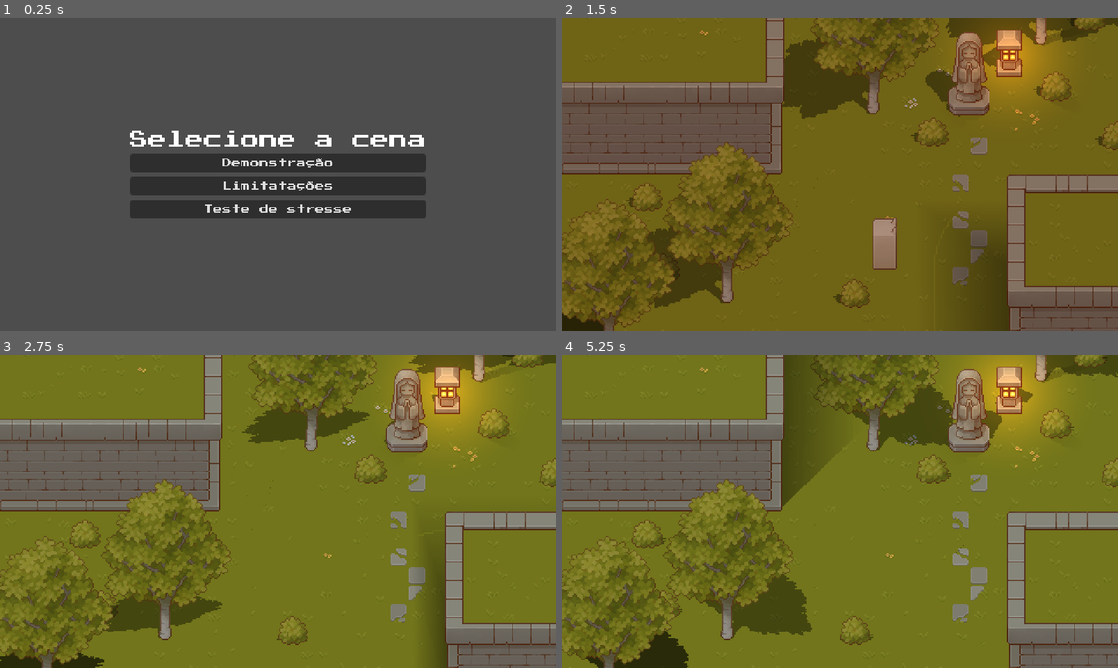
Above: before the commit, frames 1-4 (two rows, left to right).
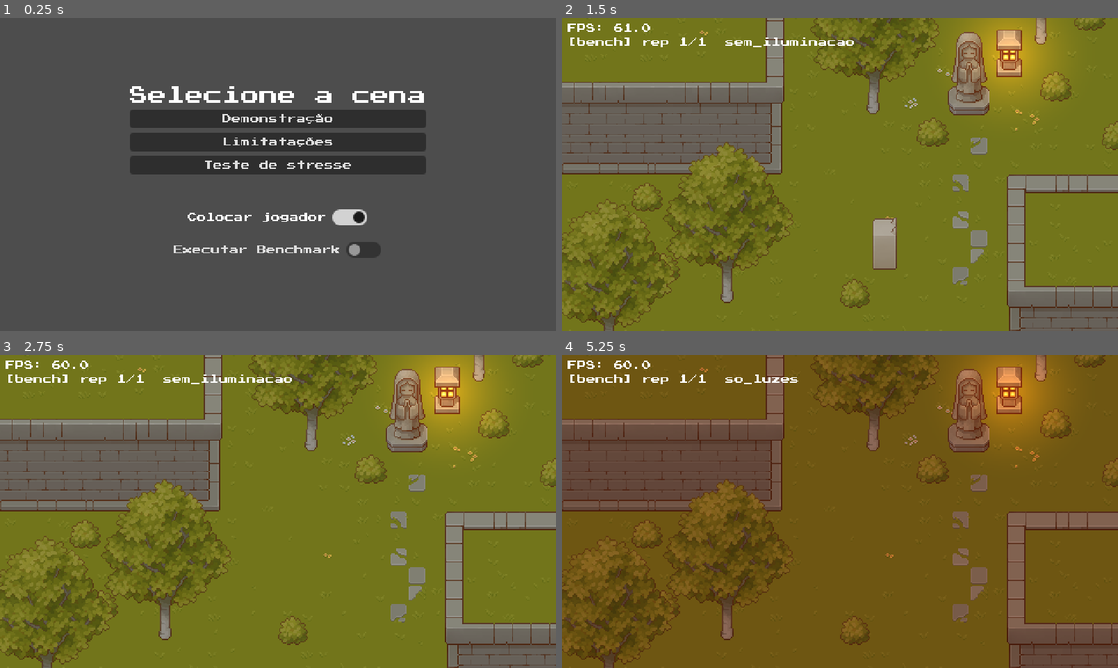
Above: after the commit, the same moments.

Repository: henriqueBD/tcc
Game: Godot game, scene res://asset/main.tscn
Same seed, same stepped clock (60 frames per second), same inputs: the game is played once before the commit and once after it.
Inputs:
- Up to frame 1 (0.25 s): no input
- Up to frame 2 (1.5 s): click "Demonstração" at 0.5 s; tap Enter (ui_accept) at 1.25 s; hold Right (ui_right) from 1.28 s (still down); tap [ (retroceder_hora) at 1.35 s
- Up to frame 3 (2.75 s): tap Enter (ui_accept) at 1.52, 2.27 s; release Right (ui_right) at 2.03 s; hold Down (ui_down) from 2.03 s (still down); tap [ (retroceder_hora) at 2.1 s
- Up to frame 4 (5.25 s): release Down (ui_down) at 2.78 s; hold Right (ui_right) 2.78-3.53 s; tap [ (retroceder_hora) every 0.75 s from 2.85 to 5.1 s; hold ] (avancar_hora) 3.53-4.28 s; tap Enter (ui_accept) at 3.77, 4.52 s; hold Left (ui_left) from 4.28 s (still down)

The runs differ from the first frame. In frame 1, 15% of the frame differs, in the area x 23-77%, y 21-77%; in frame 2, 13%; in frame 3, 5.6%; in frame 4, 89%, in the area x 0-100%, y 0-100%.

Commit message:
..

Diff:
--- a/level/demo.tscn
+++ b/level/demo.tscn
@@ -19,7 +19,6 @@
 warmup_seconds = 1.0
 sample_seconds = 3.0
 repetitions = 1
-include_native = false
 
 [node name="Ground" type="TileMapLayer" parent="." unique_id=1646964682]
 z_index = -2
--- /dev/null
+++ b/menu/benchmark_ui.tscn
@@ -0,0 +1,25 @@
+[gd_scene format=3 uid="uid://bc14jfg3yuu8t"]
+
+[ext_resource type="Theme" uid="uid://crm2yignw8chy" path="res://menu/menu_theme.tres" id="1_l0u23"]
+
+[node name="BenchmarkUi" type="CanvasLayer" unique_id=1121060727]
+
+[node name="Control" type="VBoxContainer" parent="." unique_id=1391094372]
+offset_left = 5.0
+offset_top = 5.0
+offset_right = 45.0
+offset_bottom = 45.0
+
+[node name="FPS" type="Label" parent="Control" unique_id=1498418044]
+unique_name_in_owner = true
+layout_mode = 2
+theme = ExtResource("1_l0u23")
+theme_override_font_sizes/font_size = 8
+text = "FPS: "
+
+[node name="Info" type="Label" parent="Control" unique_id=1528783065]
+unique_name_in_owner = true
+layout_mode = 2
+theme = ExtResource("1_l0u23")
+theme_override_font_sizes/font_size = 8
+text = "Info"
--- a/menu/main.gd
+++ b/menu/main.gd
@@ -9,12 +9,20 @@
 	menu.level_selected.connect(_start, CONNECT_ONE_SHOT)
 	menu.menu_changed.connect(_change_menu, CONNECT_ONE_SHOT)
 
-func _start(level: Node) -> void:
+func _start(level: Node, spawn_player: bool, run_benchmark: bool) -> void:
 	menu.queue_free()
+
+	(level as ShadowBenchmark).run_on_start = run_benchmark
 	%Level.add_child(level)
+
 	var player: CharacterBody2D = %Player
-	player.show()
-	player.process_mode = Node.PROCESS_MODE_INHERIT
+
+	if spawn_player:
+		player.show()
+		player.process_mode = Node.PROCESS_MODE_INHERIT
+	else:
+		player.queue_free()
+
 	$TimeManager.process_mode = Node.PROCESS_MODE_INHERIT
 
 func _change_menu() -> void:
--- a/menu/main_menu.tscn
+++ b/menu/main_menu.tscn
@@ -50,3 +50,22 @@
 layout_mode = 2
 theme_override_font_sizes/font_size = 8
 text = "Teste de stresse"
+
+[node name="Control" type="Control" parent="VBoxContainer" unique_id=448151704]
+custom_minimum_size = Vector2(0, 16.195)
+layout_mode = 2
+
+[node name="SpanwPlayer" type="CheckButton" parent="VBoxContainer" unique_id=567715017]
+unique_name_in_owner = true
+layout_mode = 2
+size_flags_horizontal = 4
+theme_override_font_sizes/font_size = 8
+button_pressed = true
+text = "Colocar jogador"
+
+[node name="Benchmark" type="CheckButton" parent="VBoxContainer" unique_id=1165655917]
+unique_name_in_owner = true
+layout_mode = 2
+size_flags_horizontal = 4
+theme_override_font_sizes/font_size = 8
+text = "Executar Benchmark"
--- a/menu/menu.gd
+++ b/menu/menu.gd
@@ -1,19 +1,33 @@
 class_name Menu
 extends Node
 
-signal level_selected(scene: Node)
+signal level_selected(scene: Node, spawn_player: bool, run_benchmark: bool)
 signal menu_changed(menu: Menu)
 
 const DEMO = preload("uid://dn2kia7y6hvw")
 const DEMO_LIMITATIONS = preload("uid://bbcg04k24odhk")
 
+var _spawn_player: bool = true
+var _run_benchmark: bool = true
+
 func _ready() -> void:
+	_setup_toggles()
 	%Demo.pressed.connect(_change_to.bind(DEMO))
 	%Limitations.pressed.connect(_change_to.bind(DEMO_LIMITATIONS))
 	%Stress.pressed.connect(_stess_test_menu)
 
+func _setup_toggles() -> void:
+	%SpanwPlayer.toggled.connect(_toggle_spawn_player)
+	%Benchmark.toggled.connect(_toggle_run_benchmark)
+
 func _change_to(scene: PackedScene) -> void:
-	level_selected.emit(scene.instantiate())
+	level_selected.emit(scene.instantiate(), _spawn_player, _run_benchmark)
 
 func _stess_test_menu() -> void:
 	menu_changed.emit()
+
+func _toggle_spawn_player(val: bool) -> void:
+	_spawn_player = val
+
+func _toggle_run_benchmark(val: bool) -> void:
+	_run_benchmark = val
--- a/menu/strees_menu.gd
+++ b/menu/strees_menu.gd
@@ -34,4 +34,4 @@
 	var demo_stress: StressTestBenchmark = DEMO_STRESS.instantiate()
 	demo_stress.num_lights = _16_light
 	demo_stress.num_objects = _obj_num
-	level_selected.emit(demo_stress)
+	level_selected.emit(demo_stress, false, true)
--- a/menu/stress_test_menu.tscn
+++ b/menu/stress_test_menu.tscn
@@ -1,5 +1,6 @@
 [gd_scene format=3 uid="uid://cnd0ni8ho5wyv"]
 
+[ext_resource type="Theme" uid="uid://crm2yignw8chy" path="res://menu/menu_theme.tres" id="1_80nd5"]
 [ext_resource type="Script" uid="uid://bkkog1xvtgorb" path="res://menu/strees_menu.gd" id="1_s5uvd"]
 
 [node name="Menu" type="Control" unique_id=1978581385]
@@ -11,6 +12,7 @@
 anchor_bottom = 0.5
 grow_horizontal = 2
 grow_vertical = 2
+theme = ExtResource("1_80nd5")
 script = ExtResource("1_s5uvd")
 
 [node name="VBoxContainer" type="VBoxContainer" parent="." unique_id=793547086]
@@ -33,7 +35,7 @@
 horizontal_alignment = 1
 
 [node name="Control" type="Control" parent="VBoxContainer" unique_id=1079556131]
-custom_minimum_size = Vector2(0, 15.62)
+custom_minimum_size = Vector2(0, 28.02)
 layout_mode = 2
 
 [node name="HBoxContainer" type="HBoxContainer" parent="VBoxContainer" unique_id=1598634029]
@@ -41,6 +43,7 @@
 
 [node name="VBoxContainer" type="VBoxContainer" parent="VBoxContainer/HBoxContainer" unique_id=386235392]
 layout_mode = 2
+size_flags_horizontal = 4
 
 [node name="Label" type="Label" parent="VBoxContainer/HBoxContainer/VBoxContainer" unique_id=1570505069]
 layout_mode = 2
@@ -60,17 +63,17 @@
 [node name="AddObj" type="Button" parent="VBoxContainer/HBoxContainer/VBoxContainer/HBoxContainer/VBoxContainer" unique_id=1196885712]
 unique_name_in_owner = true
 layout_mode = 2
-theme_override_font_sizes/font_size = 12
+theme_override_font_sizes/font_size = 16
 text = "+ 10"
 
 [node name="SubObj" type="Button" parent="VBoxContainer/HBoxContainer/VBoxContainer/HBoxContainer/VBoxContainer" unique_id=177726620]
 unique_name_in_owner = true
 layout_mode = 2
-theme_override_font_sizes/font_size = 12
+theme_override_font_sizes/font_size = 16
 text = "- 10"
 
 [node name="Control" type="Control" parent="VBoxContainer/HBoxContainer/VBoxContainer/HBoxContainer" unique_id=1413630580]
-custom_minimum_size = Vector2(14.065, 0)
+custom_minimum_size = Vector2(37.695, 0)
 layout_mode = 2
 
 [node name="ObjNum" type="Label" parent="VBoxContainer/HBoxContainer/VBoxContainer/HBoxContainer" unique_id=1857414421]
@@ -79,11 +82,12 @@
 text = "0"
 
 [node name="Control" type="Control" parent="VBoxContainer/HBoxContainer" unique_id=73057751]
-custom_minimum_size = Vector2(91.005, 0)
+custom_minimum_size = Vector2(56.435, 0)
 layout_mode = 2
 
 [node name="VBoxContainer2" type="VBoxContainer" parent="VBoxContainer/HBoxContainer" unique_id=688358961]
 layout_mode = 2
+size_flags_horizontal = 4
 
 [node name="Label2" type="Label" parent="VBoxContainer/HBoxContainer/VBoxContainer2" unique_id=13432199]
 layout_mode = 2
@@ -97,6 +101,7 @@
 unique_name_in_owner = true
 layout_mode = 2
 toggle_mode = true
+button_pressed = true
 text = "1"
 
 [node name="16Luz" type="Button" parent="VBoxContainer/HBoxContainer/VBoxContainer2" unique_id=1881721896]
@@ -106,12 +111,12 @@
 text = "16"
 
 [node name="Control2" type="Control" parent="VBoxContainer" unique_id=1620627548]
-custom_minimum_size = Vector2(0, 17.315)
+custom_minimum_size = Vector2(0, 43.155)
 layout_mode = 2
 
 [node name="Iniciar" type="Button" parent="VBoxContainer" unique_id=1585985257]
 unique_name_in_owner = true
-custom_maximum_size = Vector2(76.695, -1)
+custom_maximum_size = Vector2(130.67, -1)
 layout_mode = 2
 size_flags_horizontal = 4
 text = "Iniciar"
--- a/project.godot
+++ b/project.godot
@@ -20,6 +20,7 @@
 
 window/size/viewport_width=480
 window/size/viewport_height=270
+window/size/resizable=false
 window/size/always_on_top=true
 window/size/window_width_override=1920
 window/size/window_height_override=1080
--- a/script/benchmark.gd
+++ b/script/benchmark.gd
@@ -14,8 +14,10 @@
 ## Runs automatically when `run_on_start` is on, or when the game is launched
 ## with `-- --benchmark`.
 
+const BENCHMARK_UI = preload("uid://bc14jfg3yuu8t")
+
 const GROUP_NATIVE: StringName = &"bench_native"
-const CMD_FLAG: String = "--benchmark"
+const output_dir: String = "user://benchmarks"
 
 
 class BenchConfig:
@@ -73,11 +75,31 @@
 ## Config name -> Array of Run, in config order.
 var _results: Dictionary[String, Array] = {}
 
+var _fps_update_counter: int
+var _fps_label: Label
+var _info_label: Label
+
+var _output: String
 
 func _ready() -> void:
-	if run_on_start or OS.get_cmdline_user_args().has(CMD_FLAG):
-		_run.call_deferred()
-
+	set_process(run_on_start)
+
+	if not run_on_start:
+		return
+
+	var ui: Node = BENCHMARK_UI.instantiate()
+	_fps_label = ui.get_node("%FPS")
+	_info_label = ui.get_node("%Info")
+	add_child(ui)
+
+
+	_run.call_deferred()
+
+func _process(_delta: float) -> void:
+	if _fps_update_counter == 0:
+		_fps_update_counter = 5
+		_fps_label.text = "FPS: " + str(Engine.get_frames_per_second())
+	_fps_update_counter -= 1
 
 # ------------------------------------------------------------------------------
 
@@ -92,10 +114,19 @@
 
 	for rep: int in repetitions:
 		for config: BenchConfig in configs:
-			print("[bench] rep %d/%d  %s" % [rep + 1, repetitions, config.name])
+			_info_label.text = "[bench] rep %d/%d  %s" % [rep + 1, repetitions, config.name]
+			print(_info_label.text)
 			_results[config.name].append(await _measure(config))
 
 	_print_results(configs)
+
+	var saved_path: String = _save_results(configs)
+	if saved_path.is_empty():
+		_info_label.text = "Benchmark completo, mas falhou ao salvar os resultados (veja o Output)."
+	else:
+		_info_label.text = "Benchmark completo, resultados salvos em: %s" % saved_path
+		print("[bench] Resultados salvos em: %s" % saved_path)
+
 	if quit_on_end:
 		get_tree().quit()
 
@@ -254,33 +285,34 @@
 # ---------------- Output ----------------
 
 func _print_header() -> void:
-	print("")
-	print("=== ShadowBenchmark ===")
-	print("Cena: %s" % get_tree().current_scene.scene_file_path)
-	print("Godot: %s | Renderizador: %s" % [Engine.get_version_info()["string"],
+	_write_line("")
+	_write_line("=== ShadowBenchmark ===")
+	_write_line("Cena: %s" % get_tree().current_scene.scene_file_path)
+	_write_line("Godot: %s | Renderizador: %s" % [Engine.get_version_info()["string"],
 		ProjectSettings.get_setting("rendering/renderer/rendering_method")])
-	print("CPU: %s (%d threads)" % [OS.get_processor_name(), OS.get_processor_count()])
-	print("GPU: %s | Driver: %s" % [RenderingServer.get_video_adapter_name(),
+	_write_line("CPU: %s (%d threads)" % [OS.get_processor_name(), OS.get_processor_count()])
+	_write_line("GPU: %s | Driver: %s" % [RenderingServer.get_video_adapter_name(),
 		", ".join(OS.get_video_adapter_driver_info())])
-	print("SO: %s %s | Janela: %s | Build de depuração: %s" % [OS.get_name(), OS.get_version(),
+	_write_line("SO: %s %s | Janela: %s | Build de depuração: %s" % [OS.get_name(), OS.get_version(),
 		DisplayServer.window_get_size(), OS.is_debug_build()])
-	print("Objetos com sombra: %d | Luzes: %d" % [_casters.size(), _lights.size()])
-	print("Protocolo: %.0f s aquecimento, %.0f s amostra, %d repetições, relógio %s h -> %s h" % [
+	_write_line("Objetos com sombra: %d | Luzes: %d" % [_casters.size(), _lights.size()])
+	_write_line("Protocolo: %.0f s aquecimento, %.0f s amostra, %d repetições, relógio %s h -> %s h" % [
 		warmup_seconds, sample_seconds, repetitions, start_hour, end_hour])
-	print("")
+	_write_line("")
 
 
 func _print_results(configs: Array[BenchConfig]) -> void:
+	_info_label.text = "Benchmark completo, resultados salvos em: "
 	var base: float = _mean(_column(configs[0].name, "frame_avg"))
-	print("")
-	print("=== Resultados (média ± desvio-padrão entre repetições, em ms) ===")
-	print("%-18s %16s %10s %10s %10s %10s %12s" % [
+	_write_line("")
+	_write_line("=== Resultados (média ± desvio-padrão entre repetições, em ms) ===")
+	_write_line("%-18s %16s %10s %10s %10s %10s %12s" % [
 		"Configuração", "Quadro", "p99", "1% low", "CPU", "GPU", "Custo extra"])
 	for config: BenchConfig in configs:
 		var frame: PackedFloat64Array = _column(config.name, "frame_avg")
 		var p99: float = _mean(_column(config.name, "frame_p99"))
 		var frame_mean: float = _mean(frame)
-		print("%-18s %8.3f ± %5.3f %10.3f %7.1f fps %10.3f %10.3f %+12.3f" % [
+		_write_line("%-18s %8.3f ± %5.3f %10.3f %7.1f fps %10.3f %10.3f %+12.3f" % [
 			config.name,
 			frame_mean, _std(frame),
 			p99,
@@ -289,13 +321,49 @@
 			_mean(_column(config.name, "gpu_avg")),
 			frame_mean - base,
 		])
-	print("")
-	print("Custo extra = quadro médio da configuração − quadro médio de %s." % configs[0].name)
-	print("Critério RNF01: quadro médio de 'completo' <= 16,667 ms (60 FPS).")
-
+	_write_line("")
+	_write_line("Custo extra = quadro médio da configuração − quadro médio de %s." % configs[0].name)
+	_write_line("Critério RNF01: quadro médio de 'completo' <= 16,667 ms (60 FPS).")
+
+func _write_line(line: String) -> void:
+	print(line)
+	_output += "\n" + line
 
 func _column(config_name: String, field: String) -> PackedFloat64Array:
 	var values: PackedFloat64Array = PackedFloat64Array()
 	for run: Run in _results[config_name]:
 		values.append(run.get(field))
 	return values
+
+# ---------------- Saving ----------------
+
+## Writes the report (.txt) and, optionally, the raw data (.csv).
+## Returns the absolute path of the report, or "" on failure.
+func _save_results(configs: Array[BenchConfig]) -> String:
+	var dir_error: Error = DirAccess.make_dir_recursive_absolute(output_dir)
+	if dir_error != OK:
+		push_error("[bench] Não foi possível criar '%s': %s" % [output_dir, error_string(dir_error)])
+		return ""
+
+	# "2026-11-01 20:46:00" -> "2026-11-01_20-46-00" (':' is not allowed on Windows).
+	var stamp: String = Time.get_datetime_string_from_system(false, true) \
+			.replace(":", "-").replace(" ", "_")
+	var scene_name: String = get_tree().current_scene.scene_file_path.get_file().get_basename()
+	var base_path: String = output_dir.path_join("bench_%s_%s" % [scene_name, stamp])
+
+	var txt_path: String = base_path + ".txt"
+	var txt_error: Error = _save_text(txt_path, _output.trim_prefix("\n") + "\n")
+	if txt_error != OK:
+		push_error("[bench] Não foi possível salvar '%s': %s" % [txt_path, error_string(txt_error)])
+		return ""
+
+	return ProjectSettings.globalize_path(txt_path)
+
+
+func _save_text(path: String, text: String) -> Error:
+	var file: FileAccess = FileAccess.open(path, FileAccess.WRITE)
+	if file == null:
+		return FileAccess.get_open_error()
+	file.store_string(text)
+	file.close()
+	return OK
